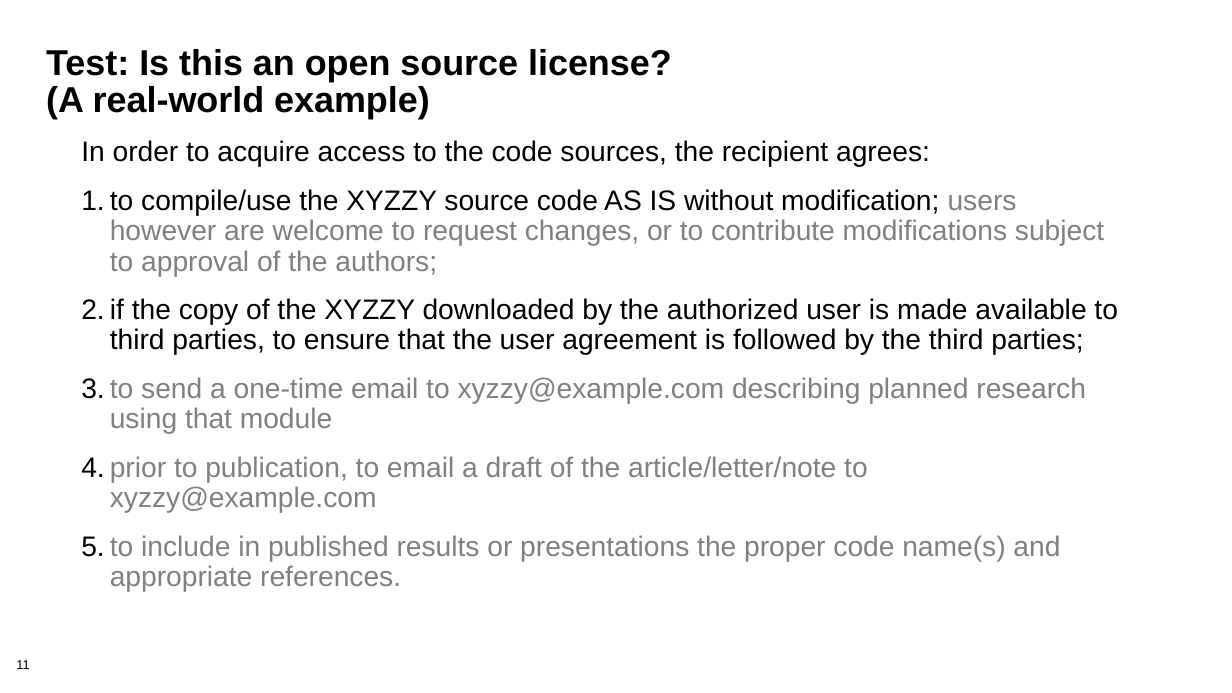
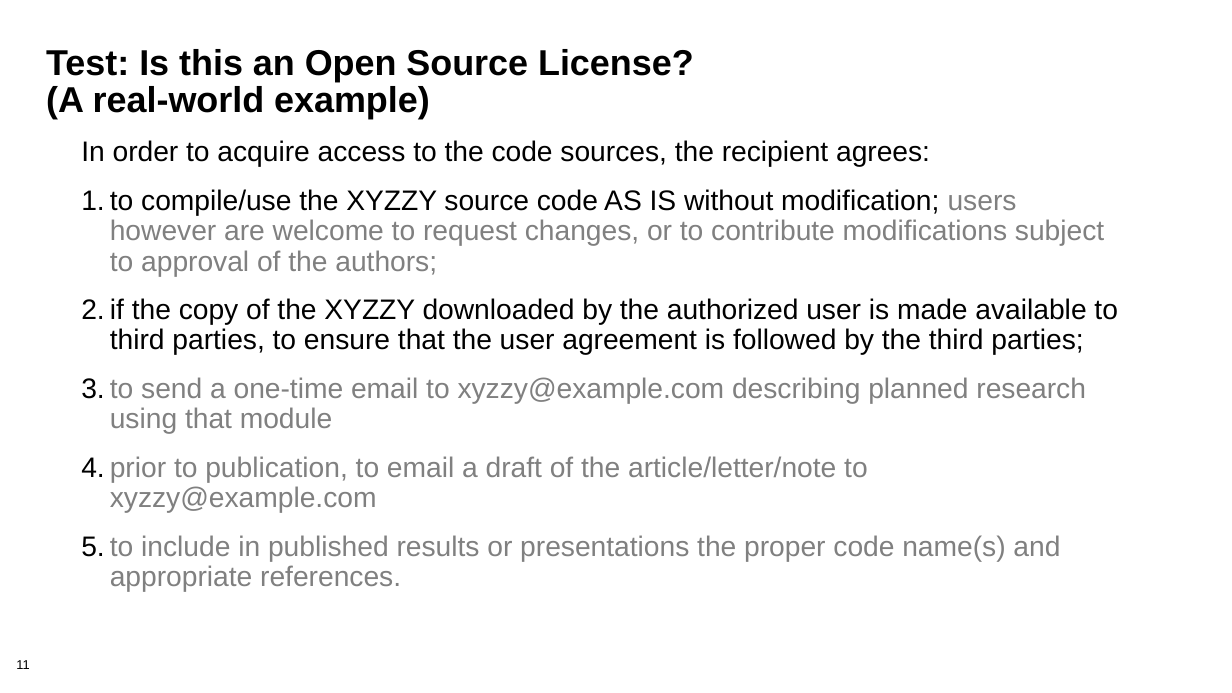
Before and after one commit to bssw-tutorial/presentations, a slide deck: slide 11 of licensing.pptx. Drawn at 1232x693 pixels with LibreOffice and Linux fonts; fonts in the diff are those of the drawing; background and template pictures are left out. Boxes give left, top, right and bottom in pixels: in the first picture for what was removed or moved away, otherwise in the second. Text is boxed around its words. In the diff, an @@ line names an element or a change of style, - is before the commit and + after.

```diff
--- a/licensing.pptx
+++ b/licensing.pptx
@@ title at box(46, 49, 694, 119): text changed @@
-Test: Is this an open source license?
-(A real-world example)
+Test: Is this an Open Source License?
+(A real-world example)
```
Also in this commit, not shown: 31 other slides changed.
